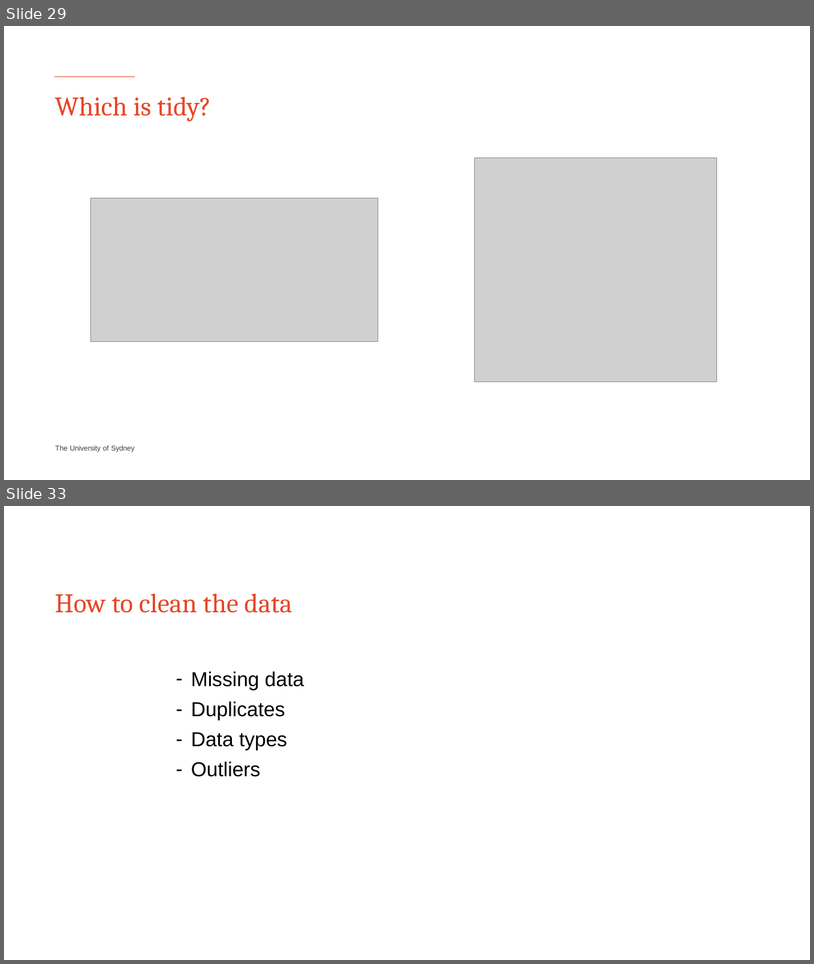
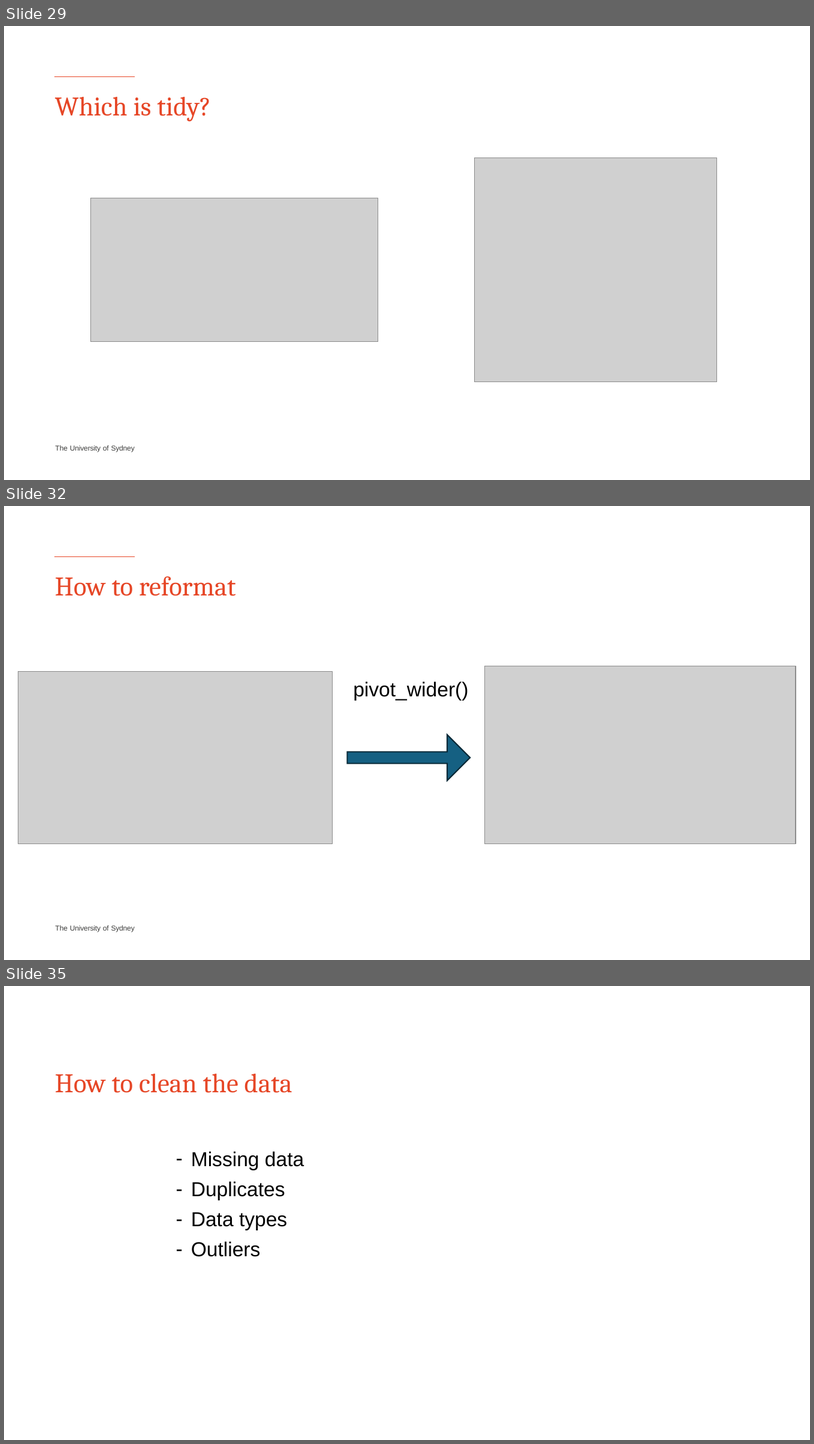
Before and after one commit to Sydney-Informatics-Hub/EDAinR, a slide deck: eda_r.pptx. Shown one above the other, each under a label of ours: slides 29 and 33 before the commit, slides 29, 32 and 35 after it; the slides between them are not shown. The pictures are 814x964 and 814x1444 pixels, drawn with LibreOffice and Linux fonts; fonts in the diff are those of the drawing; grey boxes stand for pictures. Boxes give left, top, right and bottom in pixels: in the first picture for what was removed or moved away, otherwise in the second. Text is boxed around its words. In the diff, an @@ line names an element or a change of style, - is before the commit and + after.

Commit message:
asks students to pivot with relig income data

```diff
--- a/eda_r.pptx
+++ b/eda_r.pptx
@@ slide 32 added at <box>4,506,810,960</box>, background #FFFFFF; not listed: 2 template elements that a slide beside it also shows @@
@@ title added at <box>55,576,236,596</box>, 32 pt, text #E64626 @@
+How to reformat
@@ picture added at <box>485,666,796,844</box> @@
@@ picture added at <box>18,672,333,844</box> @@
@@ text added at <box>353,681,468,700</box>, 24 pt, text #000000 @@
+pivot_wider()
@@ down arrow added at <box>348,735,471,780</box>, fill #156082, outline #092A39 1.5 pt @@
@@ what was slide 33 is now slide 35 @@
```
Also in this commit, not shown: 3 slides changed, 1 other slide added, 1 other file.
